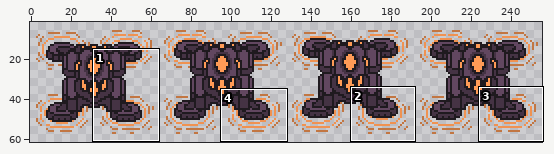
Sprite sheet -- docs/assets/Boss-Vulnerable.png. The first picture is a wide view before the edit; the outline marks the close-up.
Close-up. First the earlier version:
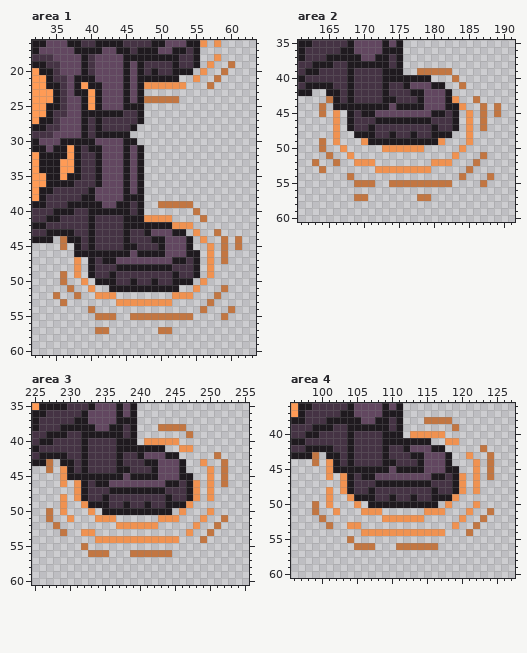
The file is 256x64 pixels. Shown: area 1: x 32..63, y 16..60; area 2: x 161..191, y 35..60; area 3: x 225..255, y 35..60; area 4: x 96..127, y 36..60. The wide view leaves out empty margins. The commit also changed other parts of the picture, which this record leaves out.
Once edited:
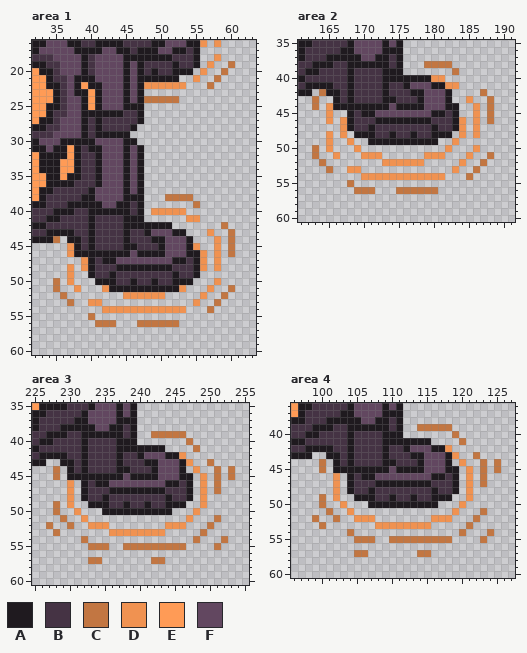
Palette (. is transparent): A #1f1a1f  B #453344  C #c27642  D #f09251  E #ff9b56  F #624760
The exact change:
--- area 1
@@ x 50..54 @@
 17 FFAAB
-18 AAABB
+18 AABBB
 19 BBABB
@@ x 32..63 @@
 37 EAABBBBBAFFFFAFA................
-38 EABBBBBAAFFFFAAA................
-39 AABBBAAAAAFFAABA..CCCCC.........
-40 BBBAAABBAAAAAABA.......C........
-41 BBAABBBBABBBBAAADDDD....C.......
-42 AABBBBBBABBBBAAAAAAADDD.........
-43 BBAAAABBABBBBABBAFFFAA.D..C.....
-44 AAA.CAABABBBBABBBAAFFFA.D..C.C..
-45 ....C.ABABBBBAABBBAFFFA..D.C.C..
-46 ......AAAAAAAAFAAAAFFFAA.D.C....
-47 ......D.ABAAFFFFFFFFAABA.D.C....
-48 ......D.ABBBAAAAAAAABBBA.D......
-49 ....C.D.ABBABBBBBBBBABBA.D......
-50 ....C..D.AAABBABBABBAAA.D.......
-51 .....C..D..AAAAAAAAAA..D...C....
-52 ...C..C..DDD........DDD...C.....
-53 ....C.......DDDDDDDD.....C......
-54 ........C...............C...C...
-55 .........CCC..CCCCCCCCC....C....
-56 ................................
-57 .........CC.......CC............
+38 EABBBBBAAFFFFAAA...CCCC.........
+39 AABBBAAAAAFFAABA.......C........
+40 BBBAAABBAAAAAABA.DDDDD..........
+41 BBAABBBBABBBBAAA......DD........
+42 AABBBBBBABBBBAAAAAAA.......C....
+43 BBAAAABBABBBBABBAFFFAA...D..C...
+44 AAAC.AABABBBBABBBAAFFFA...D.C...
+45 .....DABABBBBAABBBAFFFAD..D.C...
+46 .....DAAAAAAAAFAAAAFFFAAD.D.C...
+47 .......DABAAFFFFFFFFAABAD.D.....
+48 .....D.DABBBAAAAAAAABBBAD.D.....
+49 .....D..ABBABBBBBBBBABBA........
+50 ...C.D...AAABBABBABBAAA...D.....
+51 ...C..D...DAAAAAAAAAAD...D..C...
+52 ....C........DDDDDD.....D..C....
+53 .....C..DD.............D..C.....
+54 ..........DDDDDDDDDDDD...C......
+55 ........C.......................
+56 .........CCC...CCCCCC...........
+57 ................................
 58 ................................
--- area 2
@@ x 161..191 @@
 37 ABBBAAAAAFFAABA................
-38 BBAAABBAAAAAABA................
-39 BAABBBBABBBBAAA..CCCCC.........
-40 ABBBBBBABBBBAAAAAAA...C........
-41 BAAAABBABBBBABBAFFFAA..C.......
-42 AA..AABABBBBABBBAAFFFA.........
-43 ....CABABBBBAABBBAFFFAD..C.....
-44 ...C.AAAAAAAAFAAAAFFFAAD..C.C..
-45 ...C.D.ABAAFFFFFFFFAABA.D.C.C..
-46 .....D.ABBBAAAAAAAABBBA.D.C....
-47 .....D.ABBABBBBBBBBABBA.D.C....
-48 .....D..AAABBABBABBAAA..D......
-49 ...C.D...DAAAAAAAAAAD...D......
-50 ...C..D.....DDDDDD.....D.......
-51 ....C..D..............D...C....
-52 ..C..C..DDD........DDD...C.....
-53 ...C.......DDDDDDDD.....C......
-54 .......C...............C...C...
-55 ........CCC..CCCCCCCCC....C....
-56 ...............................
-57 ........CC.......CC............
+38 BBAAABBAAAAAABA...CCCC.........
+39 BAABBBBABBBBAAA.......C........
+40 ABBBBBBABBBBAAAAAAADD..........
+41 BAAAABBABBBBABBAFFFAADD........
+42 AA.CAABABBBBABBBAAFFFA....C....
+43 ..C..ABABBBBAABBBAFFFA..D..C...
+44 ..C.DAAAAAAAAFAAAAFFFAA..D.C...
+45 ....D..ABAAFFFFFFFFAABA..D.C...
+46 ....D.DABBBAAAAAAAABBBAD.D.C...
+47 ......DABBABBBBBBBBABBAD.D.....
+48 ....D.D.AAABBABBABBAAA.D.D.....
+49 ....D..D..AAAAAAAAAA..D........
+50 ..C.D...D............D...D.....
+51 ..C..D...DDD......DDD...D..C...
+52 ...C........DDDDDD.....D..C....
+53 ....C..DD.............D..C.....
+54 .........DDDDDDDDDDDD...C......
+55 .......C.......................
+56 ........CCC...CCCCCC...........
+57 ...............................
 58 ...............................
--- area 3
@@ x 225..255 @@
 37 ABBBBBAAFFFFAAA................
-38 ABBBAAAAAFFAABA...CCCC.........
-39 BBAAABBAAAAAABA.......C........
-40 BAABBBBABBBBAAA.DDDDD..........
-41 ABBBBBBABBBBAAAAAAA..DD........
-42 BAAAABBABBBBABBAFFFAA.....C....
-43 AAC.AABABBBBABBBAAFFFA..D..C...
-44 ..C.DABABBBBAABBBAFFFA...D.C...
-45 ....DAAAAAAAAFAAAAFFFAA..D.C...
-46 ....D.DABAAFFFFFFFFAABAD.D.C...
-47 ......DABBBAAAAAAAABBBAD.D.....
-48 ....D.DABBABBBBBBBBABBAD.D.....
-49 ....D..DAAABBABBABBAAAD........
-50 ..C.D...D.AAAAAAAAAA.D...D.....
-51 ..C..D...DDD......DDD...D..C...
-52 ...C........DDDDDD.....D..C....
-53 ....C..DD.............D..C.....
-54 .........DDDDDDDDDDDD...C......
-55 .......C.......................
-56 ........CCC...CCCCCC...........
-57 ...............................
+38 ABBBAAAAAFFAABA................
+39 BBAAABBAAAAAABA..CCCCC.........
+40 BAABBBBABBBBAAA.......C........
+41 ABBBBBBABBBBAAAAAAA....C.......
+42 BAAAABBABBBBABBAFFFAAD.........
+43 AA..AABABBBBABBBAAFFFAD..C.....
+44 ...C.ABABBBBAABBBAFFFA.D..C.C..
+45 ...C.AAAAAAAAFAAAAFFFAA.D.C.C..
+46 .....D.ABAAFFFFFFFFAABA.D.C....
+47 .....D.ABBBAAAAAAAABBBA.D.C....
+48 .....D.ABBABBBBBBBBABBA.D......
+49 ...C.D..AAABBABBABBAAA..D......
+50 ...C..D...AAAAAAAAAA...D.......
+51 ....C..D..............D...C....
+52 ..C..C..DDD........DDD...C.....
+53 ...C.......DDDDDDDD.....C......
+54 .......C...............C...C...
+55 ........CCC..CCCCCCCCC....C....
+56 ...............................
+57 ........CC.......CC............
 58 ...............................
--- area 4
@@ x 96..127 @@
 37 EABBBBBAAFFFFAAA................
-38 AABBBAAAAAFFAABA...CCCC.........
-39 BBBAAABBAAAAAABA.......C........
-40 BBAABBBBABBBBAAA.DDDDD..........
-41 AABBBBBBABBBBAAAAAAA..DD........
-42 BBAAAABBABBBBABBAFFFAA.....C....
-43 AAAC.AABABBBBABBBAAFFFA..D..C...
-44 ...C.DABABBBBAABBBAFFFA...D.C...
-45 .....DAAAAAAAAFAAAAFFFAA..D.C...
-46 .....D.DABAAFFFFFFFFAABAD.D.C...
-47 .......DABBBAAAAAAAABBBAD.D.....
-48 .....D.DABBABBBBBBBBABBAD.D.....
-49 .....D..DAAABBABBABBAAAD........
-50 ...C.D...D.AAAAAAAAAA.D...D.....
-51 ...C..D...DDD......DDD...D..C...
-52 ....C........DDDDDD.....D..C....
-53 .....C..DD.............D..C.....
-54 ..........DDDDDDDDDDDD...C......
-55 ........C.......................
-56 .........CCC...CCCCCC...........
-57 ................................
+38 AABBBAAAAAFFAABA................
+39 BBBAAABBAAAAAABA..CCCCC.........
+40 BBAABBBBABBBBAAA.......C........
+41 AABBBBBBABBBBAAAAAAA....C.......
+42 BBAAAABBABBBBABBAFFFAAD.........
+43 AAA..AABABBBBABBBAAFFFAD..C.....
+44 ....C.ABABBBBAABBBAFFFA.D..C.C..
+45 ....C.AAAAAAAAFAAAAFFFAA.D.C.C..
+46 ......D.ABAAFFFFFFFFAABA.D.C....
+47 ......D.ABBBAAAAAAAABBBA.D.C....
+48 ......D.ABBABBBBBBBBABBA.D......
+49 ....C.D..AAABBABBABBAAA..D......
+50 ....C..D...AAAAAAAAAA...D.......
+51 .....C..D..............D...C....
+52 ...C..C..DDD........DDD...C.....
+53 ....C.......DDDDDDDD.....C......
+54 ........C...............C...C...
+55 .........CCC..CCCCCCCCC....C....
+56 ................................
+57 .........CC.......CC............
 58 ................................
Changed places in both close-ups, as pixel boxes (x1, y1, x2, y2):
changed: (172, 54, 179, 61)
changed: (53, 194, 242, 334)
changed: (312, 61, 501, 201)
changed: (46, 424, 235, 564)
changed: (312, 417, 501, 557)
